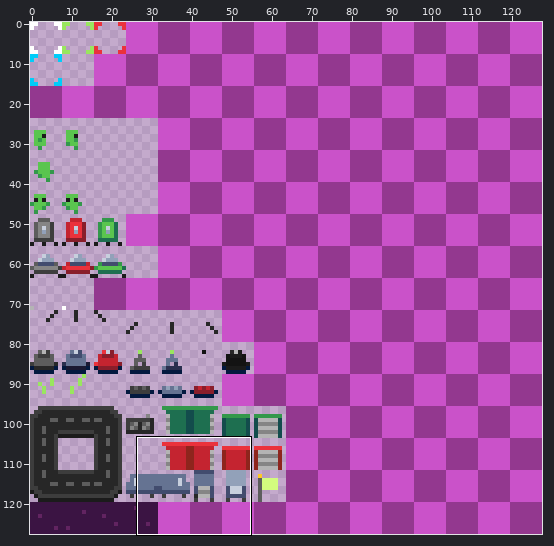
One commit to this sprite sheet: res/tile.png. Above: a wide view before the commit, with the close-up outlined.
Close-up. Before:
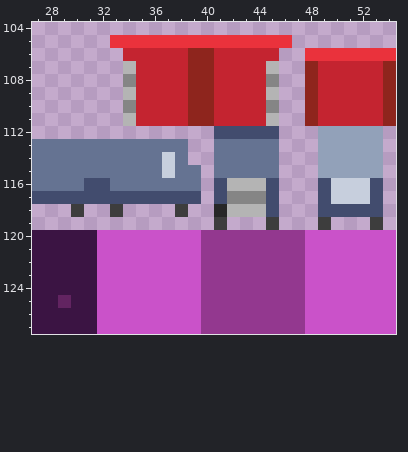
The file is 128x128 pixels. Shown: x 27..54, y 104..127.
After:
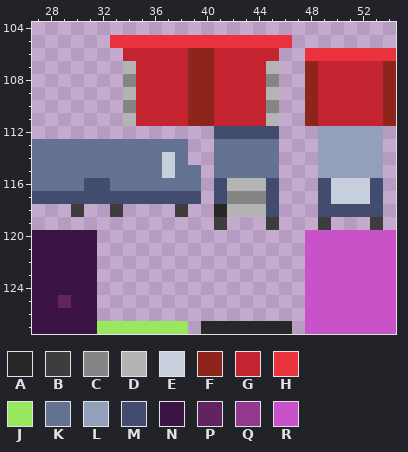
Palette (. is transparent): A #272727  B #3d3d3d  C #858585  D #b4b4b4  E #c7cfdd  F #8e251d  G #c42430  H #ea323c  J #99e65f  K #657392  L #92a1b9  M #424c6e  N #3b1443  P #622461  Q #93388f  R #ca52c9
Change:
@@ x 27..54 @@
 119 ..............B...B...B...B.
-120 NNNNNRRRRRRRRQQQQQQQQRRRRRRR
-121 NNNNNRRRRRRRRQQQQQQQQRRRRRRR
-122 NNNNNRRRRRRRRQQQQQQQQRRRRRRR
-123 NNNNNRRRRRRRRQQQQQQQQRRRRRRR
-124 NNNNNRRRRRRRRQQQQQQQQRRRRRRR
-125 NNPNNRRRRRRRRQQQQQQQQRRRRRRR
-126 NNNNNRRRRRRRRQQQQQQQQRRRRRRR
-127 NNNNNRRRRRRRRQQQQQQQQRRRRRRR
+120 NNNNN................RRRRRRR
+121 NNNNN................RRRRRRR
+122 NNNNN................RRRRRRR
+123 NNNNN................RRRRRRR
+124 NNNNN................RRRRRRR
+125 NNPNN................RRRRRRR
+126 NNNNN................RRRRRRR
+127 NNNNNJJJJJJJ.AAAAAAA.RRRRRRR
Pixel boxes of the changes (left, top, right, bottom) in both close-ups:
changed: (97, 230, 305, 334)
